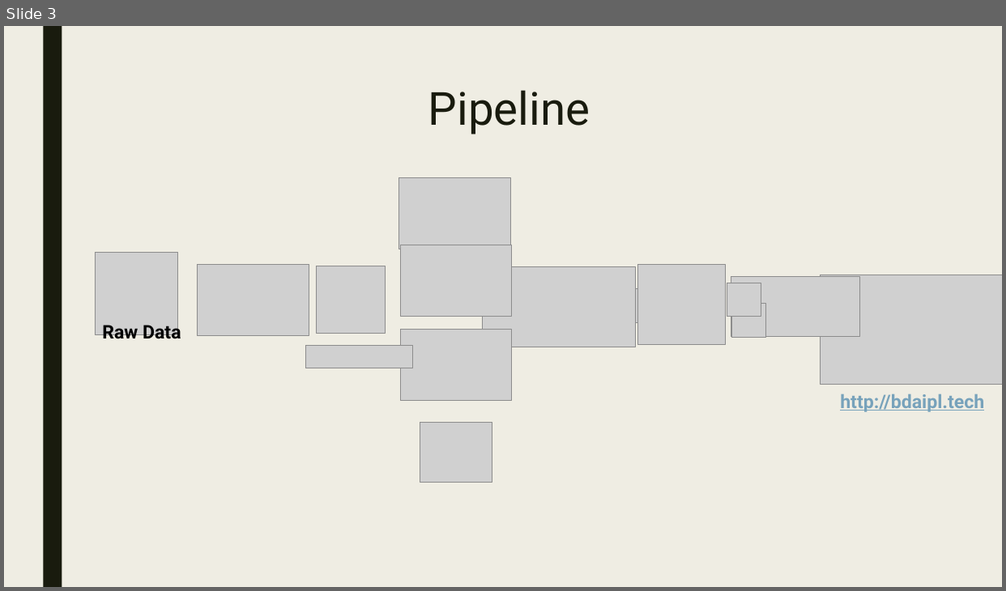
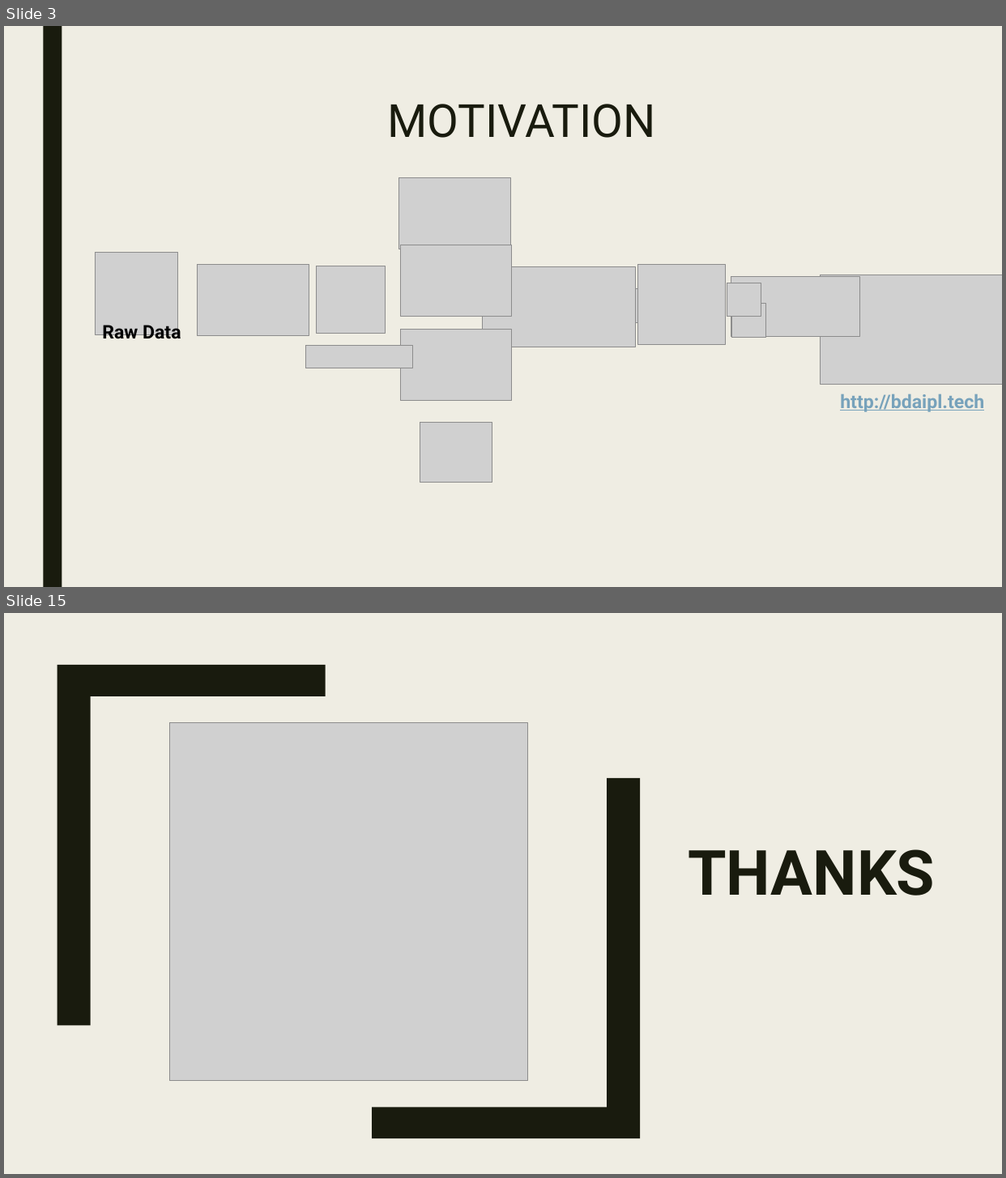
Before and after one commit to CUBigDataClass/Indian-Premier-League, a slide deck: Data Analysis & Visualisations of IPL.pptx. Shown one above the other, each under a label of ours: slide 3 before the commit, slides 3 and 15 after it; the slides between them are not shown. The pictures are 1006x591 and 1006x1178 pixels, drawn with LibreOffice and Linux fonts; fonts in the diff are those of the drawing; grey boxes stand for pictures. Boxes give left, top, right and bottom in pixels: in the first picture for what was removed or moved away, otherwise in the second. Text is boxed around its words. In the diff, an @@ line names an element or a change of style, - is before the commit and + after.

```diff
--- a/Data Analysis & Visualisations of IPL.pptx
+++ b/Data Analysis & Visualisations of IPL.pptx
@@ slide 15 added at [4, 613, 1002, 1174], background #EFEDE3; not listed: 1 template element that a slide beside it also shows @@
@@ rectangle added at [4, 613, 1002, 1174], fill #EFEDE3 @@
@@ freeform shape added at [57, 665, 325, 1025], fill #191B0E @@
@@ picture added at [169, 723, 528, 1082] @@
@@ freeform shape added at [373, 778, 641, 1139], fill #191B0E @@
@@ text added at [688, 850, 935, 896], 60 pt, text #191B0E, bold @@
+THANKS
@@ slide 3 changed as well @@
@@ title removed at [428, 90, 590, 135] @@
-Pipeline
@@ text added at [387, 104, 656, 138], 44 pt, text #191B0E @@
+MOTIVATION
```
Also in this commit, not shown: 11 other slides added.
